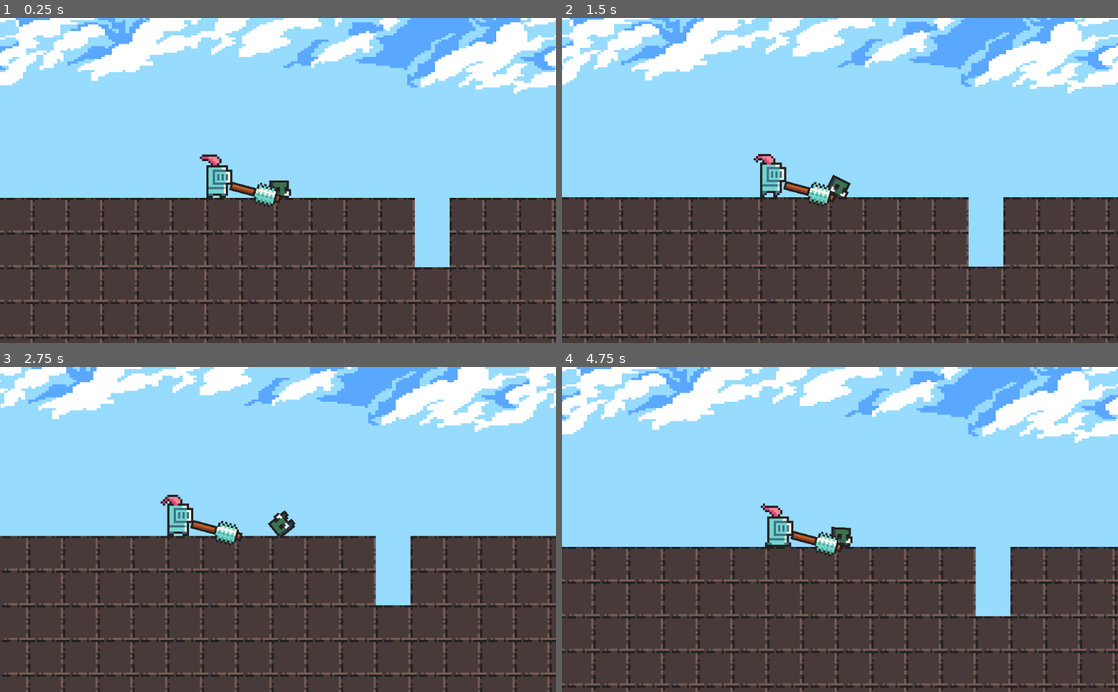
Above: before the commit, frames 1-4 (two rows, left to right).
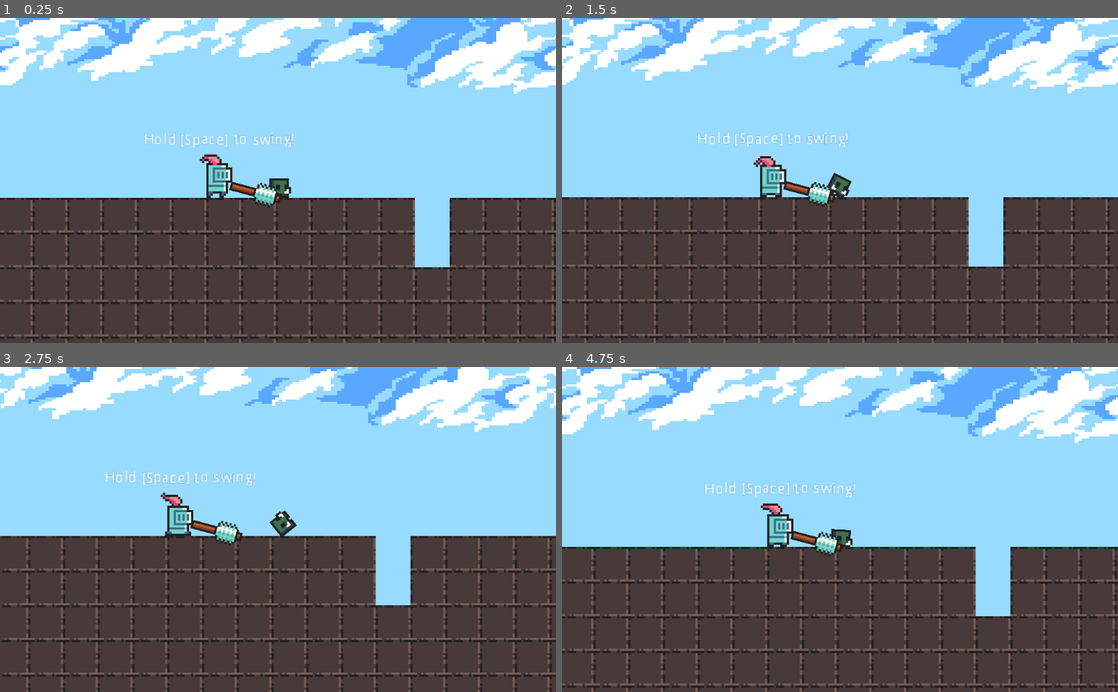
Above: after the commit, the same moments.

Repository: samsface/goblin_golf
Game: Godot game, scene res://game.tscn
Same seed, same stepped clock (60 frames per second), same inputs: the game is played once before the commit and once after it.
Inputs:
- Up to frame 1 (0.25 s): no input
- Up to frame 2 (1.5 s): tap Enter (ui_accept) at 0.5, 0.77 s
- Up to frame 3 (2.75 s): tap Enter (ui_accept) at 1.52 s
- Up to frame 4 (4.75 s): tap Enter (ui_accept) at 3.02, 3.77, 4.52 s

The runs differ from the first frame. In frame 1, 0.7% of the frame differs, in the area x 26-53%, y 35-56%; in frame 2, 0.8%, in the area x 24-53%, y 35-56%; in frame 3, 0.8%; in frame 4, 0.8%.

Commit message:
add instruction

Diff:
--- a/game.tscn
+++ b/game.tscn
@@ -177,7 +177,7 @@
 [node name="AnimatedSprite" type="AnimatedSprite" parent="player"]
 frames = SubResource( 1 )
 animation = "idle"
-frame = 2
+frame = 1
 playing = true
 
 [node name="sword" type="Sprite" parent="player"]
@@ -197,7 +197,7 @@
 [node name="AnimatedSprite" type="AnimatedSprite" parent="goblin"]
 frames = SubResource( 3 )
 animation = "idle"
-frame = 3
+frame = 2
 playing = true
 
 [node name="CollisionShape2D" type="CollisionShape2D" parent="goblin"]
@@ -220,4 +220,18 @@
 [node name="applause" type="AudioStreamPlayer" parent="."]
 stream = ExtResource( 10 )
 
+[node name="Node2D" type="Node2D" parent="."]
+position = Vector2( 120, 68 )
+scale = Vector2( 0.5, 0.5 )
+
+[node name="Label" type="RichTextLabel" parent="Node2D"]
+margin_left = 22.0
+margin_top = 28.0
+margin_right = 172.0
+margin_bottom = 42.0
+bbcode_enabled = true
+bbcode_text = "[shake]Hold [Space] to swing![/shake]"
+text = "Hold [Space] to swing!"
+scroll_active = false
+
 [connection signal="body_entered" from="hole" to="." method="_on_hole_entered"]
